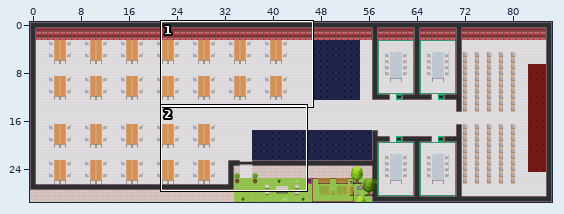
Two versions of a level (Tiled map (JSON), office.tmj). The picture above shows the old version from afar; the outline marks the close-up.
Close-up. Before the commit:
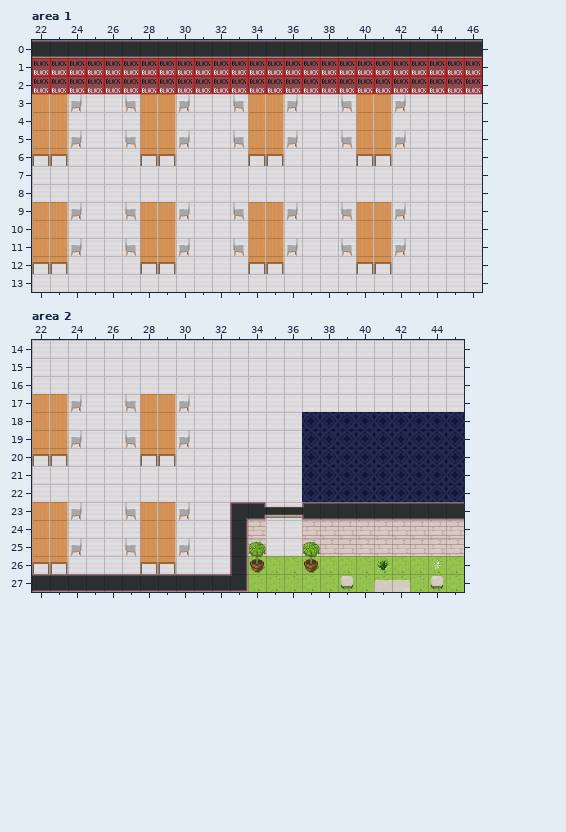
Cells are 32x32 px. Shown: area 1 x 22..46, y 0..13; area 2 x 22..45, y 14..27. The commit also changed other parts of the map, which this record leaves out.
And afterwards:
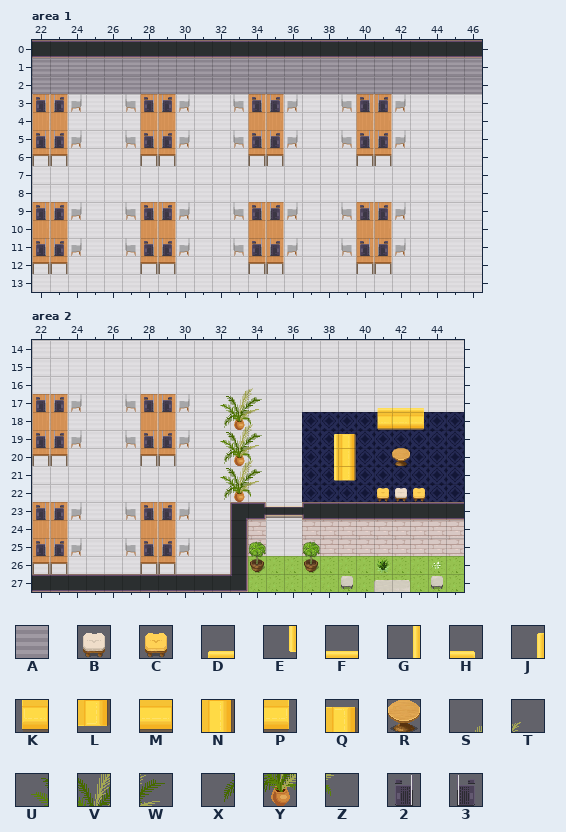
Key: from "Chunk 1": A 30, B 56, C 57, D 73, E 73 turned 270, F 74, G 74 turned 270, H 75, J 75 turned 270, K 76, L 76 turned 270, M 77, N 77 turned 270, P 78, Q 78 turned 270, R 87, S 116, T 117, U 118, V 119, W 120, X 121, Y 122, Z 123, 2 148, 3 149.
_ is an empty cell, . an unchanged one.
What changed:
--- layer "walls/walls1", area 1
@@ x 22..46 @@
- 1 _________________________
- 2 _________________________
+ 1 AAAAAAAAAAAAAAAAAAAAAAAAA
+ 2 AAAAAAAAAAAAAAAAAAAAAAAAA
--- layer "above/above2", area 1
@@ x 22..41 @@
- 3 __....__....__....__
+ 3 23....23....23....23
@@ x 22..41 @@
- 5 __....__....__....__
+ 5 23....23....23....23
@@ x 22..41 @@
- 9 __....__....__....__
+ 9 23....23....23....23
@@ x 22..41 @@
-11 __....__....__....__
+11 23....23....23....23
--- layer "furniture/furniture2", area 2
@@ x 38..43 @@
-17 ...___
-18 ...___
-19 __....
-20 __.._.
-21 __....
-22 ...___
+17 ...DFH
+18 ...KMP
+19 JQ....
+20 GN..R.
+21 EL....
+22 ...CBC
--- layer "above/above1", area 2
@@ x 32..34 @@
-16 .__
-17 ___
-18 ___
+16 .ST
+17 UVW
+18 XYZ
@@ x 32..34 @@
-20 .__
-21 ___
-22 ___
+20 .ST
+21 UVW
+22 XYZ
--- layer "above/above2", area 2
@@ x 22..34 @@
-17 __....__.....
-18 ...........__
-19 __....__..___
-20 ..........___
+17 23....23.....
+18 ...........ST
+19 23....23..UVW
+20 ..........XYZ
@@ x 22..29 @@
-23 __....__
+23 23....23
@@ x 22..29 @@
-25 __....__
+25 23....23
